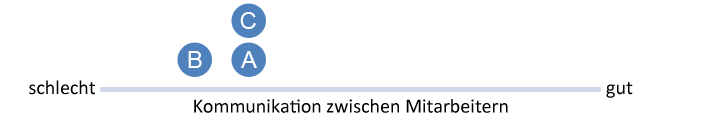
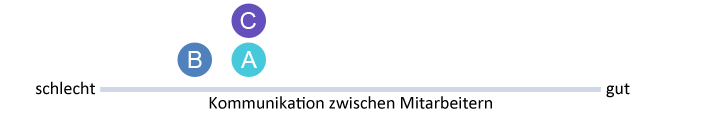
The second 717px x 120px image is a revision of the first. Changes to its layers:
painted on "Kommunikation zwischen Mitarbeitern" over [194,96,508,113]
painted on "gut" over [606,82,633,98]
painted on "schlecht" over [29,80,95,95]
painted on "Form 4" over [231,3,266,38]
painted on "Form 2" over [231,42,266,77]
